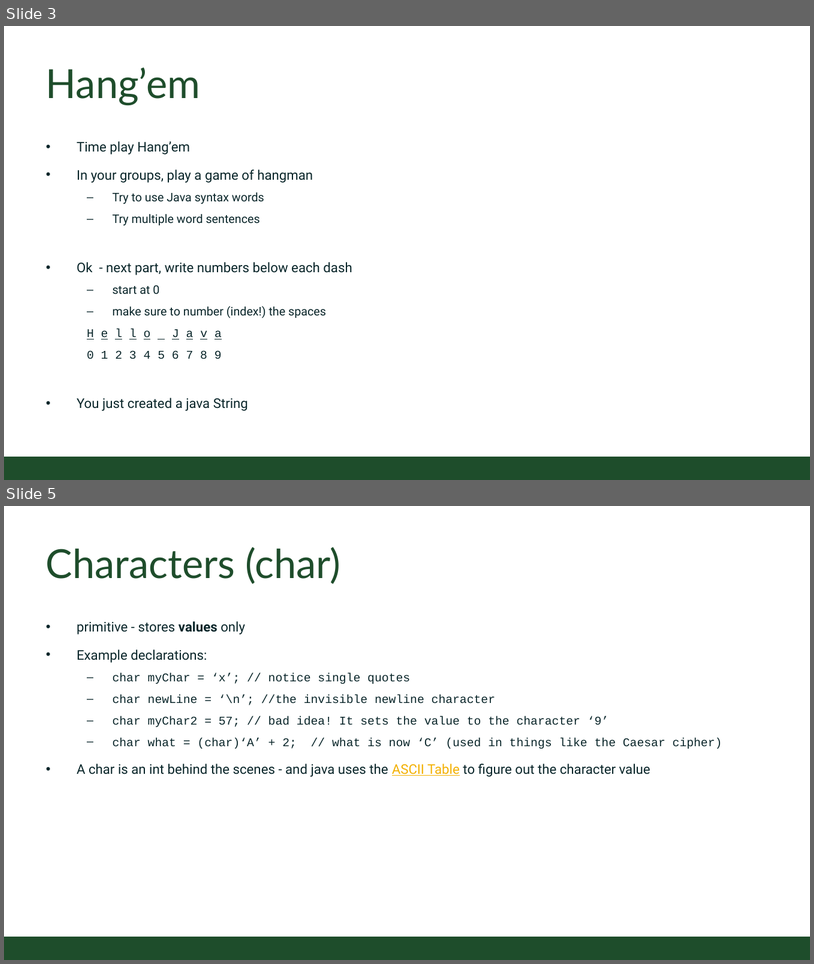
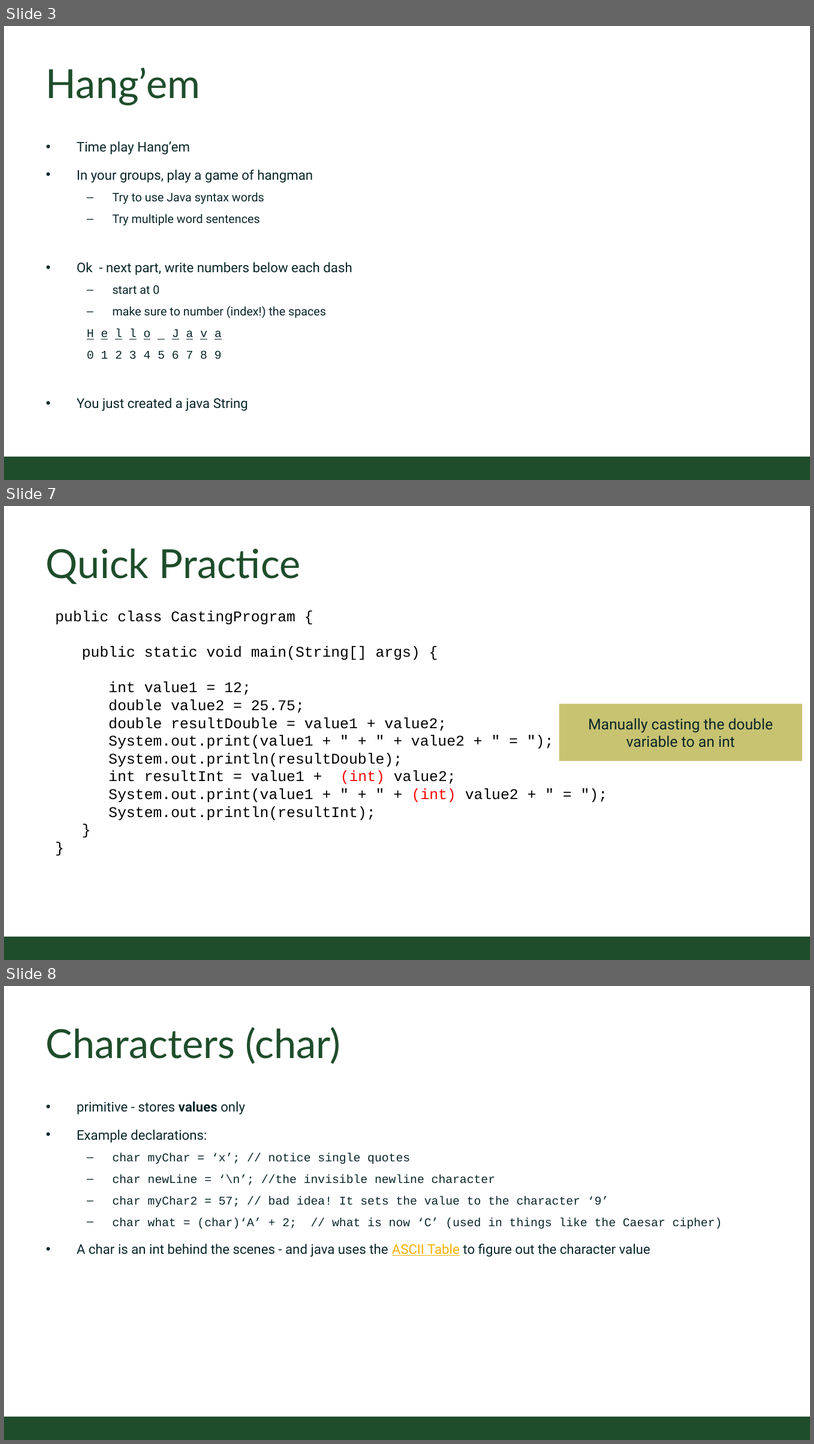
Before and after one commit to CSU-CompSci-CS163-4/Handouts, a slide deck: slides/On-Campus/02_03_CharactersAndStrings.pptx. Shown one above the other, each under a label of ours: slides 3 and 5 before the commit, slides 3, 7 and 8 after it; the slides between them are not shown. The pictures are 814x964 and 814x1444 pixels, drawn with LibreOffice and Linux fonts; fonts in the diff are those of the drawing; background and template pictures are left out. Boxes give left, top, right and bottom in pixels: in the first picture for what was removed or moved away, otherwise in the second. Text is boxed around its words. In the diff, an @@ line names an element or a change of style, - is before the commit and + after.

Commit message:
added casting example and quick code slide

```diff
--- a/slides/On-Campus/02_03_CharactersAndStrings.pptx
+++ b/slides/On-Campus/02_03_CharactersAndStrings.pptx
@@ slide 7 added at (4,506,810,960), background #FFFFFF; not listed: 1 template element that a slide beside it also shows @@
@@ title added at (46,549,301,584), 54 pt, text #1E4D2B @@
+Quick Practice
@@ text added at (55,610,519,820), 20 pt, text #000000 @@
+public class CastingProgram {
+public static void main(String[] args) {
+int value1 = 12;
+double value2 = 25.75;
+double resultDouble = value1 + value2;
+System.out.print(value1 + " + " + value2 + " = ");
+System.out.println(resultDouble);
+int resultInt = value1 + (int) value2;
+System.out.print(value1 + " + " + (int) value2 + " = ");
+System.out.println(resultInt);
+}
+}
@@ rectangle added at (560,703,803,760), fill #C8C371, 20 pt, text #092529 @@
+Manually casting the double variable to an int
@@ what was slide 5 is now slide 8 @@
```
Also in this commit, not shown: 4 slides changed, 3 other slides added.
